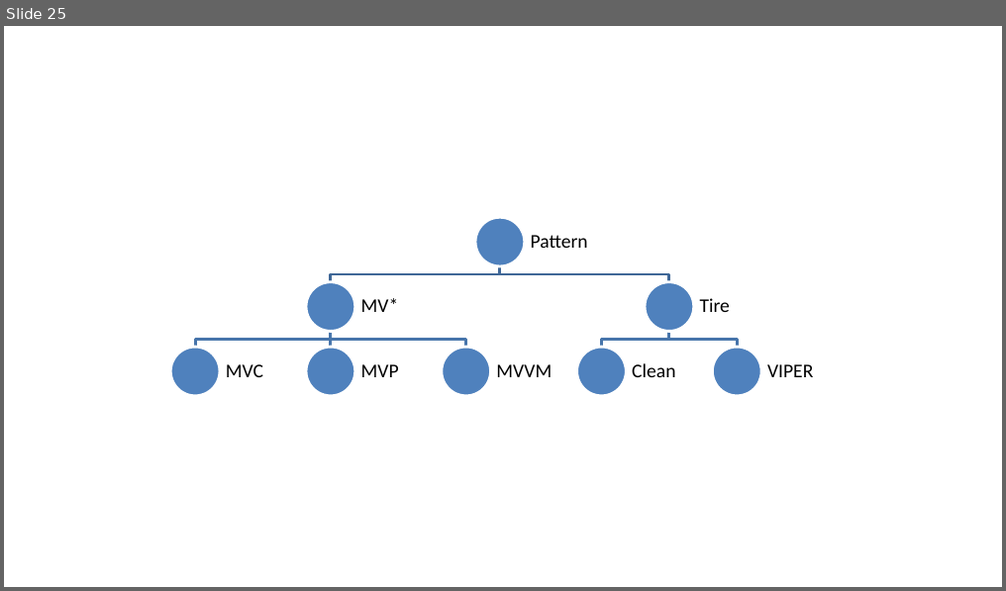
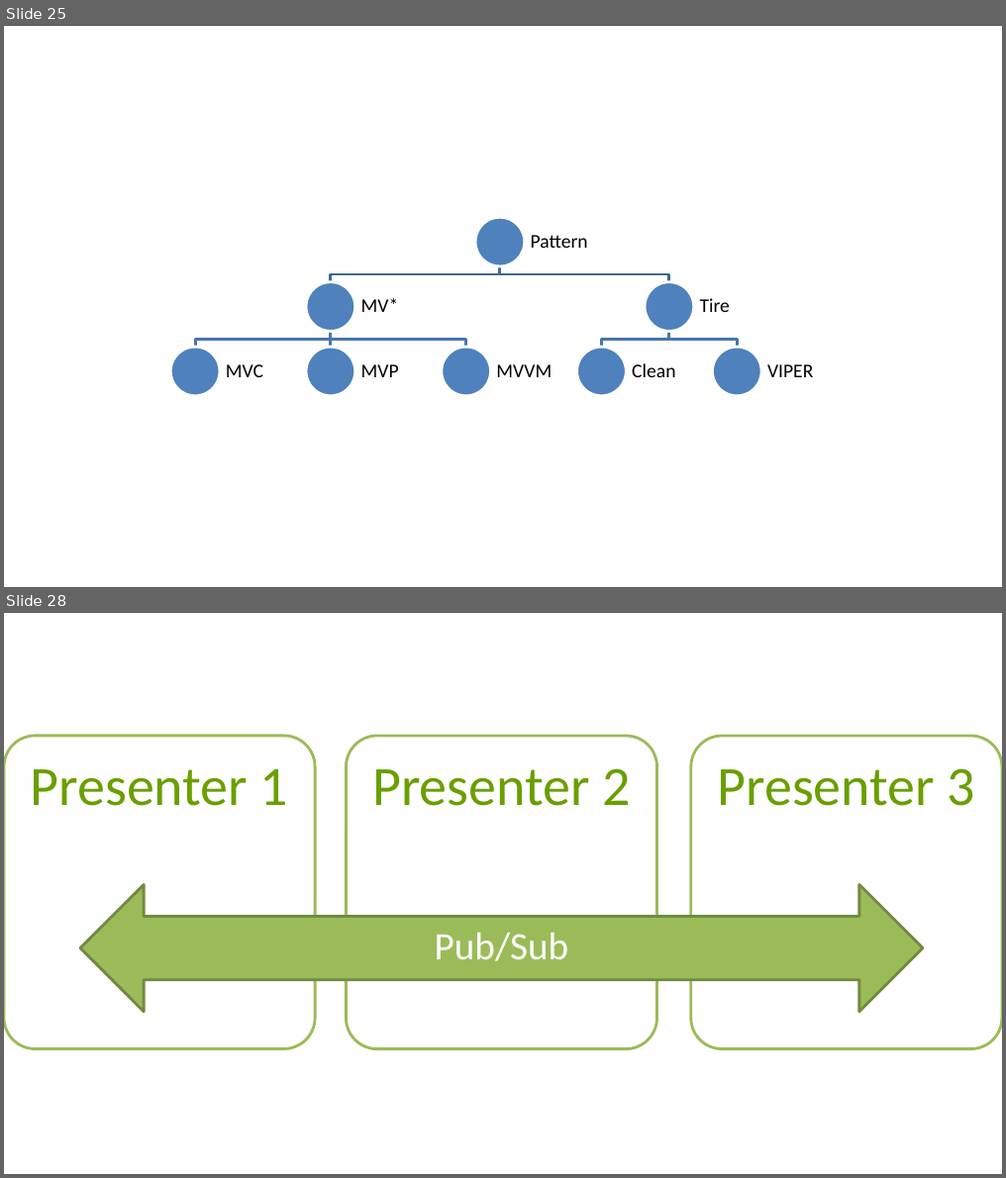
Before and after one commit to avaytsekhovskiy/zen-architecture, a slide deck: src/graphs.pptx. Shown one above the other, each under a label of ours: slide 25 before the commit, slides 25 and 28 after it; the slides between them are not shown. The pictures are 1006x591 and 1006x1178 pixels, drawn with LibreOffice and Linux fonts; fonts in the diff are those of the drawing. Boxes give left, top, right and bottom in pixels: in the first picture for what was removed or moved away, otherwise in the second. Text is boxed around its words. In the diff, an @@ line names an element or a change of style, - is before the commit and + after.

Commit message:
change reveal js navigation pattern for presenter remote

```diff
--- a/src/graphs.pptx
+++ b/src/graphs.pptx
@@ slide 28 added at bbox=[4, 613, 1002, 1174], background #FFFFFF @@
@@ group added at bbox=[4, 736, 1002, 1049]: 3 rounded rectangles, 1 left right arrow @@
+Presenter 1
+Presenter 2
+Presenter 3
+Pub/Sub
```
Also in this commit, not shown: 7 other slides added, 1 other file.
